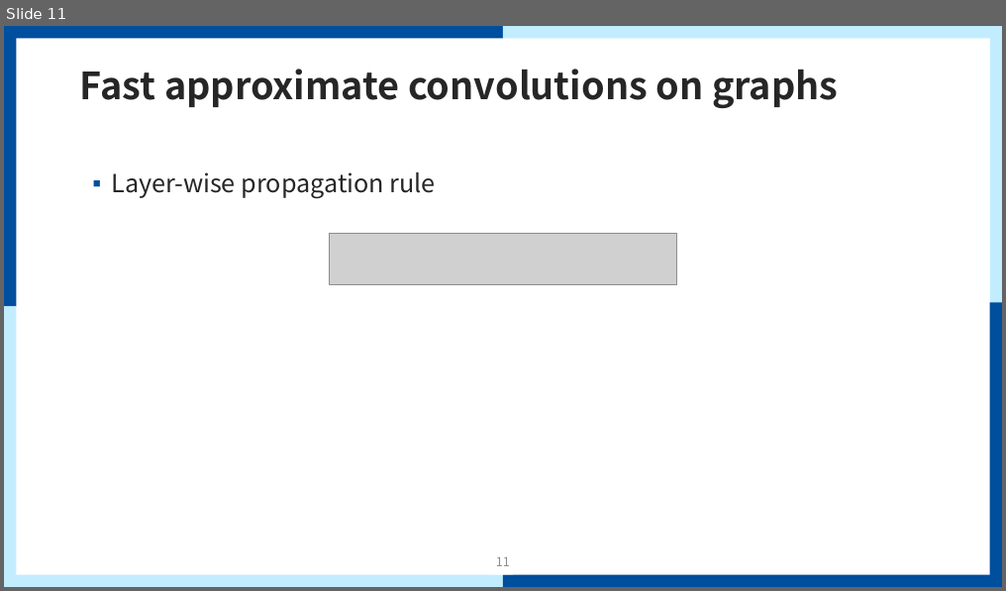
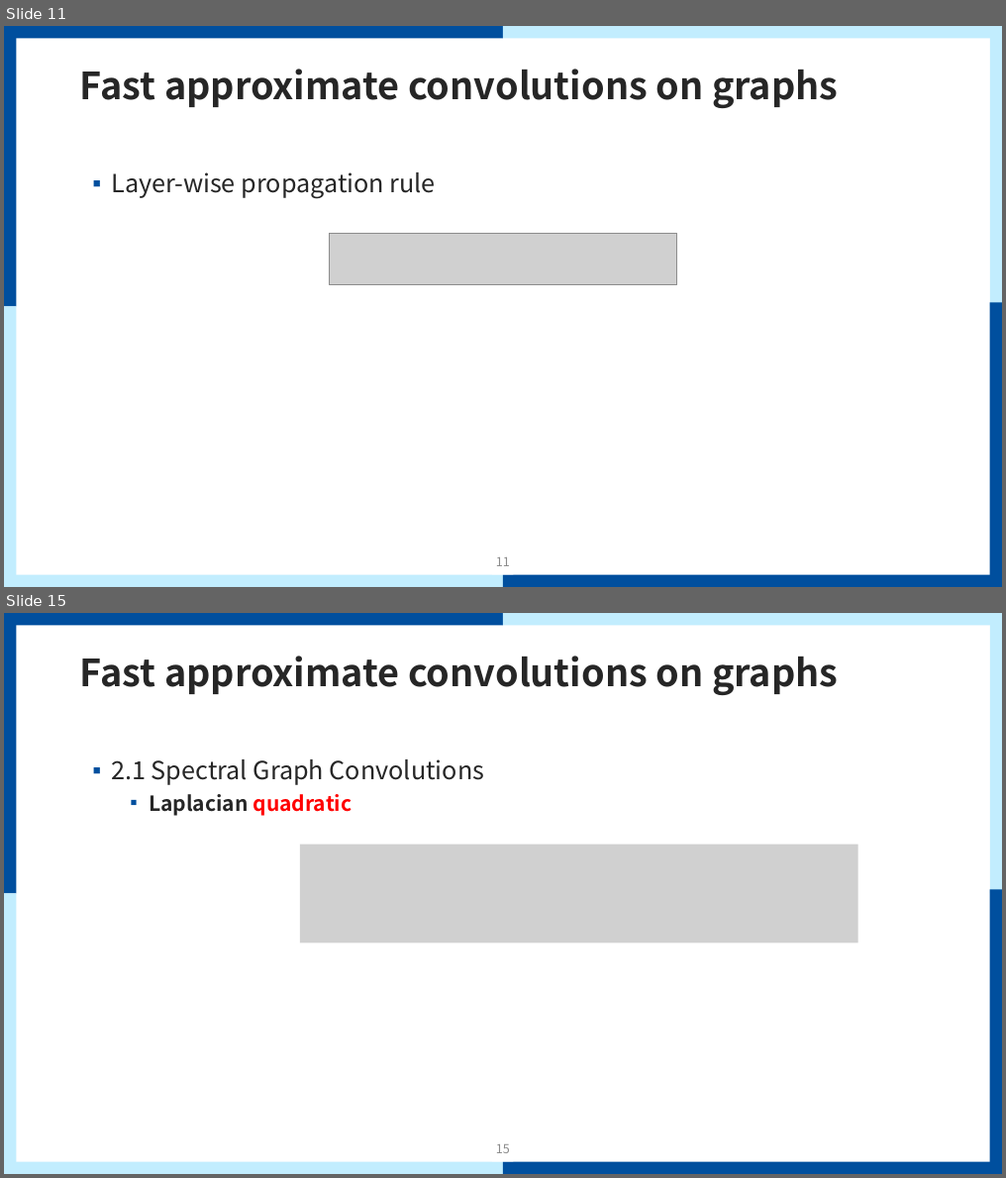
Before and after one commit to mmvv11/GraduateStudies, a slide deck: papers/review/GCN Review.pptx. Shown one above the other, each under a label of ours: slide 11 before the commit, slides 11 and 15 after it; the slides between them are not shown. The pictures are 1006x591 and 1006x1178 pixels, drawn with LibreOffice and Linux fonts; fonts in the diff are those of the drawing; grey boxes stand for pictures; background and template pictures are left out. Boxes give left, top, right and bottom in pixels: in the first picture for what was removed or moved away, otherwise in the second. Text is boxed around its words. In the diff, an @@ line names an element or a change of style, - is before the commit and + after.

Commit message:
GCN 리뷰 작업, laplacian quadratic

```diff
--- a/papers/review/GCN Review.pptx
+++ b/papers/review/GCN Review.pptx
@@ slide 15 added at [4, 613, 1002, 1174], background #FFFFFF; not listed: 9 template elements that a slide beside it also shows @@
@@ title added at [80, 656, 838, 695], 36 pt, text #262626, bold @@
+Fast approximate convolutions on graphs
@@ text added at [111, 760, 484, 816], 24 pt, text #262626 @@
+▪ 2.1 Spectral Graph Convolutions
+  ▪ Laplacian quadratic
@@ picture added at [300, 845, 858, 943] @@
@@ page number added at [496, 1145, 510, 1154], 12 pt, text #8C8C8C @@
+15
```
Also in this commit, not shown: 3 other slides added, 1 other file.
